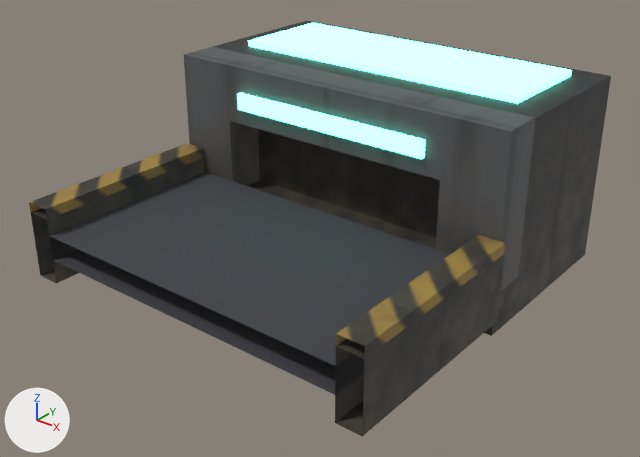
Two versions of the glTF model jogo/assets/modelos/logistica/esteira/esteira_tunel_entrada.glb, one commit apart.
Before and after are seen from a 50 mm camera at (1.167, -1.501, 1.031) aimed at (0.018, -0.065, 0.141). Every picture has the same lights, and +X, +Y and +Z are marked at lower left. The first picture is the older version. Vertices at exactly the same position are counted once.

Before the edit, the objects in view are built like this:
```python
me_esteira_tunel_entrada_corpo = bpy.data.meshes.new('esteira_tunel_entrada_corpo')
me_esteira_tunel_entrada_corpo.from_pydata(...)  # 80 vertices, 132 faces; spans x -0.46..0.46, y -0.5..0.46, z 0.0..0.475
# faces by material slot: [100, 24, 8]
me_esteira_tunel_entrada_corpo.materials.append(mat_esteira_tunel_entrada_tex)  # picture img_esteira_tunel_entrada_tex
me_esteira_tunel_entrada_corpo.materials.append(mat_p_cristal)  # cyan #6cffe1, glowing cyan #6cffe1
me_esteira_tunel_entrada_corpo.materials.append(mat_p_esteira)  # dark grey #3f3f45
ob_esteira_tunel_entrada = bpy.data.objects.new('esteira_tunel_entrada', me_esteira_tunel_entrada_corpo)
ob_esteira_tunel_entrada.location = (0.0, 0.0, 0.0)
```
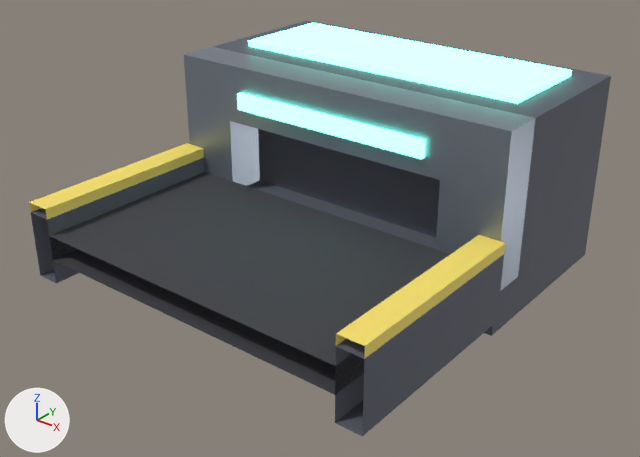
The change, as JSON lines over the scene's bpy script:
```json
{"op": "add", "block": "mat_p_escuro", "code": ["mat_p_escuro = principled_material('P_Escuro')", "mat_p_escuro.base_color = (0.1, 0.11, 0.14)  # dark grey #595d69", "mat_p_escuro.roughness = 0.7"]}
{"op": "add", "block": "mat_p_faixa", "code": ["mat_p_faixa = principled_material('P_Faixa')", "mat_p_faixa.base_color = (0.95, 0.75, 0.15)  # yellow #f9e16c", "mat_p_faixa.roughness = 0.7"]}
{"op": "add", "block": "mat_p_aco", "code": ["mat_p_aco = principled_material('P_Aco')", "mat_p_aco.base_color = (0.26, 0.3, 0.36)  # grey #8b95a2", "mat_p_aco.metallic = 0.6", "mat_p_aco.roughness = 0.35"]}
{"block": "me_esteira_tunel_entrada_corpo", "where": "me_esteira_tunel_entrada_corpo.from_pydata(...)  # 80 vertices, 132 faces; spans x -0.46..0.46, y -0.5..0.46, z 0.0..0.475"}
{"block": "me_esteira_tunel_entrada_corpo", "where": "# used by ob_esteira_tunel_entrada; location = (0.0, 0.0, 0.0)"}
{"block": "me_esteira_tunel_entrada_corpo", "change": "me_esteira_tunel_entrada_corpo part 1: 36 of the faces centred in x -0.45..0.45, y -0.02..0.46, z 0.0..0.46 switch from mat_esteira_tunel_entrada_tex (picture img_esteira_tunel_entrada_tex) to mat_p_escuro (dark grey #595d69)"}
{"block": "me_esteira_tunel_entrada_corpo", "change": "me_esteira_tunel_entrada_corpo part 2: 8 of the faces centred in x -0.46..-0.4, y -0.34..-0.18, z 0.04..0.2 switch from mat_esteira_tunel_entrada_tex (picture img_esteira_tunel_entrada_tex) to mat_p_escuro (dark grey #595d69)"}
{"block": "me_esteira_tunel_entrada_corpo", "change": "me_esteira_tunel_entrada_corpo part 3: 8 of the faces centred in x 0.4..0.46, y -0.34..-0.18, z 0.04..0.2 switch from mat_esteira_tunel_entrada_tex (picture img_esteira_tunel_entrada_tex) to mat_p_escuro (dark grey #595d69)"}
{"block": "me_esteira_tunel_entrada_corpo", "change": "me_esteira_tunel_entrada_corpo part 4: all 12 faces centred in x -0.46..0.46, y -0.34..-0.18, z 0.208..0.225 switch from mat_esteira_tunel_entrada_tex (picture img_esteira_tunel_entrada_tex) to mat_p_faixa (yellow #f9e16c)"}
{"block": "me_esteira_tunel_entrada_corpo", "change": "me_esteira_tunel_entrada_corpo part 5: 14 of the faces centred in x -0.45..-0.3, y -0.02..0.08, z 0.1..0.46 switch from mat_esteira_tunel_entrada_tex (picture img_esteira_tunel_entrada_tex) to mat_p_aco (grey #8b95a2)"}
{"block": "me_esteira_tunel_entrada_corpo", "change": "me_esteira_tunel_entrada_corpo part 6: 14 of the faces centred in x 0.3..0.45, y -0.02..0.08, z 0.1..0.46 switch from mat_esteira_tunel_entrada_tex (picture img_esteira_tunel_entrada_tex) to mat_p_aco (grey #8b95a2)"}
{"block": "me_esteira_tunel_entrada_corpo", "change": "me_esteira_tunel_entrada_corpo part 7: 8 of the faces centred in x -0.1..0.1, y -0.02..0.08, z 0.32..0.46 switch from mat_esteira_tunel_entrada_tex (picture img_esteira_tunel_entrada_tex) to mat_p_aco (grey #8b95a2)"}
{"block": "me_esteira_tunel_entrada_corpo", "change": "me_esteira_tunel_entrada_corpo part 8: texture (UV) coordinates of 132 of 132 faces, centred in x -0.46..0.46, y -0.34..0.46, z 0.0..0.475, changed; they spanned u 0.0..1.0, v 0.0..1.0 and now span u 0.0..1.0, v 0.0..0.48"}
```

Changed parts and their boxes (x1, y1, x2, y2) in the pictures (640 x 457 px):
```json
{"object": "esteira_tunel_entrada", "change": "recoloured, surface changed", "before": [29, 21, 611, 436], "after": [29, 21, 611, 436], "on screen": "lighter"}
{"part": 1, "of": "me_esteira_tunel_entrada_corpo", "change": "recoloured", "before": [213, 21, 611, 336], "after": [213, 21, 611, 336], "on screen": "lighter"}
{"part": 2, "of": "me_esteira_tunel_entrada_corpo", "change": "recoloured", "before": [31, 158, 205, 283], "after": [31, 158, 205, 283]}
{"part": 3, "of": "me_esteira_tunel_entrada_corpo", "change": "recoloured", "before": [335, 254, 504, 436], "after": [335, 254, 504, 436]}
{"part": 4, "of": "me_esteira_tunel_entrada_corpo", "change": "recoloured", "before": [29, 143, 505, 359], "after": [29, 143, 505, 359]}
{"part": 5, "of": "me_esteira_tunel_entrada_corpo", "change": "recoloured", "before": [184, 47, 260, 186], "after": [184, 47, 260, 186], "on screen": "lighter"}
{"part": 6, "of": "me_esteira_tunel_entrada_corpo", "change": "recoloured", "before": [436, 103, 536, 291], "after": [436, 103, 536, 291], "on screen": "lighter"}
{"part": 7, "of": "me_esteira_tunel_entrada_corpo", "change": "recoloured", "before": [227, 56, 469, 180], "after": [227, 56, 469, 180], "on screen": "lighter"}
{"part": 8, "of": "me_esteira_tunel_entrada_corpo", "change": "surface changed", "before": [29, 21, 611, 436], "after": [29, 21, 611, 436], "on screen": "lighter"}
```
